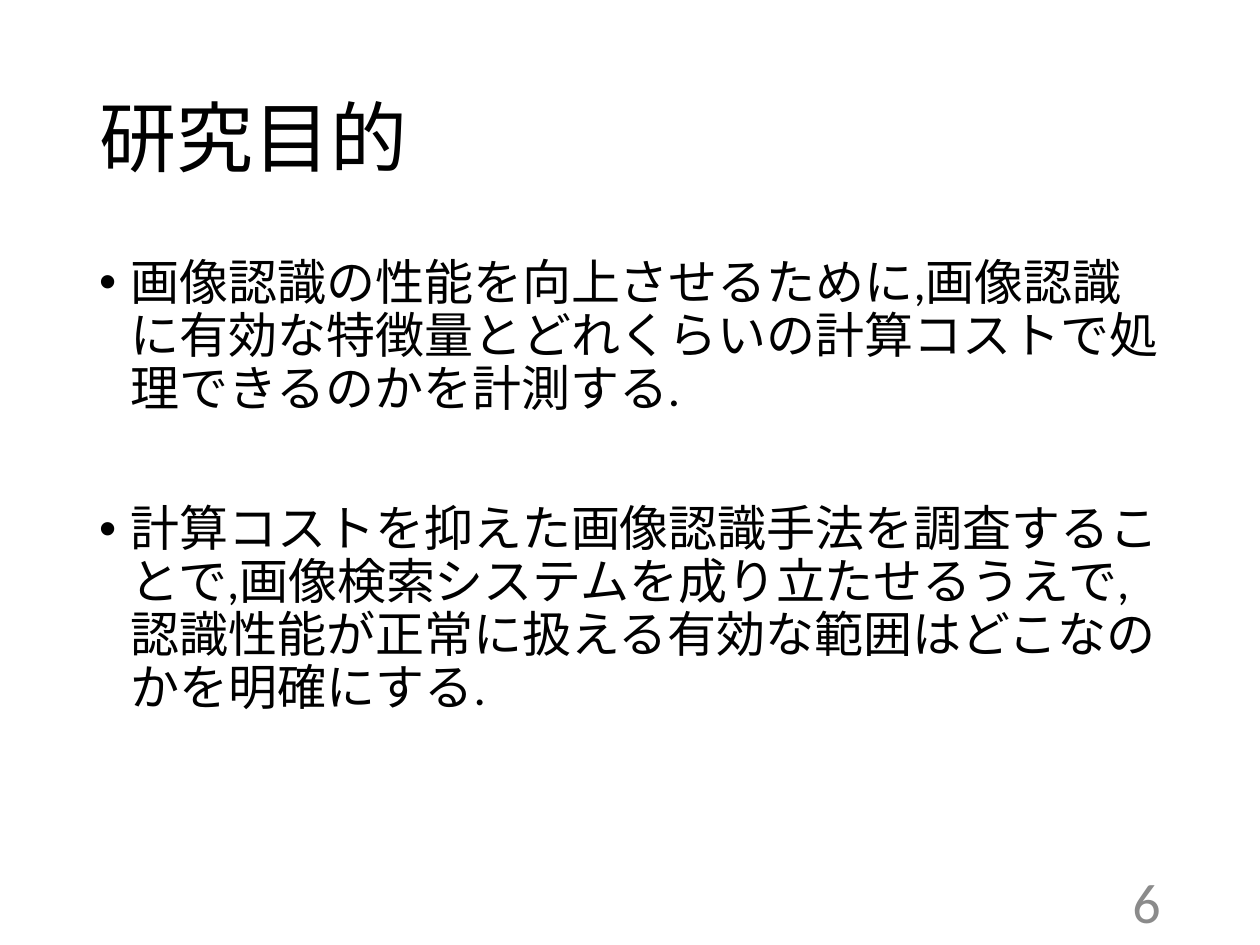
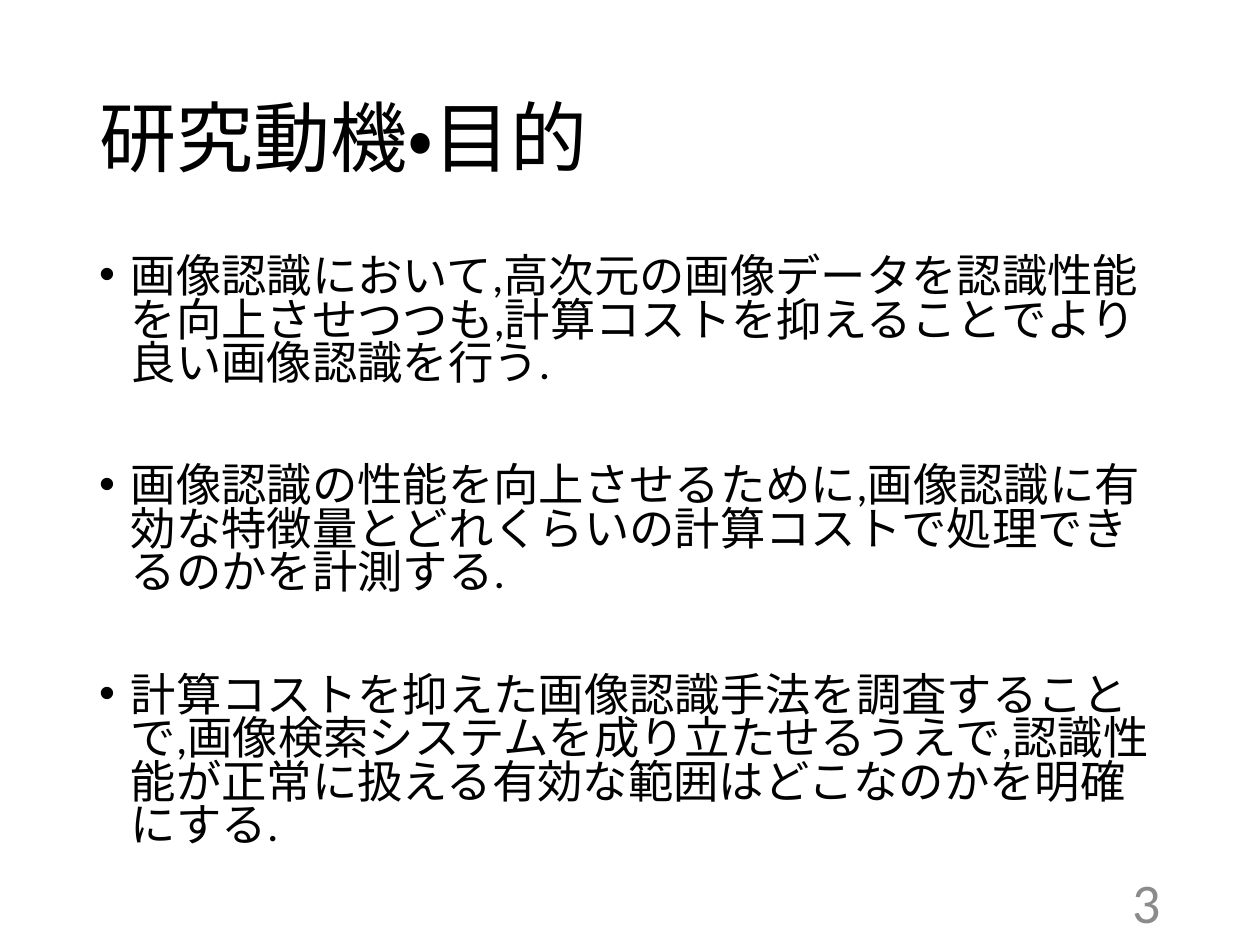
Before and after one commit to kait-takanolab/1821005-yoshioka-thesis, a slide deck: slide 3 of 1821005_中間発表.pptx (slide 6 before the commit). Drawn at 1260x945 pixels with LibreOffice and Linux fonts; fonts in the diff are those of the drawing. Boxes give left, top, right and bottom in pixels: in the first picture for what was removed or moved away, otherwise in the second. Text is boxed around its words. In the diff, an @@ line names an element or a change of style, - is before the commit and + after.

```diff
--- a/1821005_中間発表.pptx
+++ b/1821005_中間発表.pptx
@@ title at <box>99,101,587,173</box>: text changed @@
-研究目的
+研究動機・目的
@@ text at <box>131,253,1139,383</box>: paragraph added @@
+• 画像認識において,高次元の画像データを認識性能を向上させつつも,計算コストを抑えることでより良い画像認識を行う.
@@ text at <box>131,463,1149,844</box>: size 28 to 25.9 pt in "画像認識の性能を向上させるために,画像認識に有効な特徴量とどれくらいの計算コストで処理できるのかを計測する.", "計算コストを抑えた画像認識手法を調査することで,画像検索システムを成り立たせるうえで,認識性能が正常に扱える有効な範囲は ..."; line spacing 0.9 to 0.8 @@
@@ page number at <box>1132,887,1160,924</box>: text changed @@
-6
+3
```
Also in this commit, not shown: 3 other slides changed.
